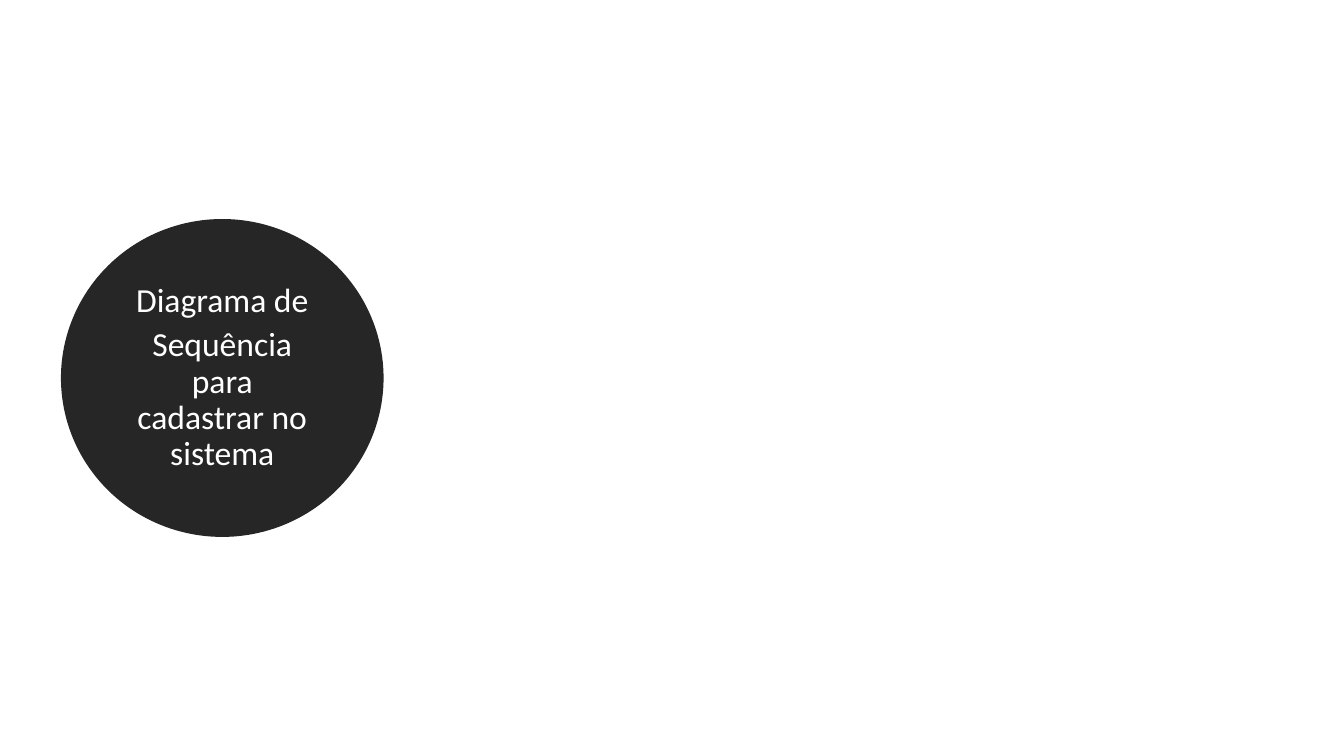
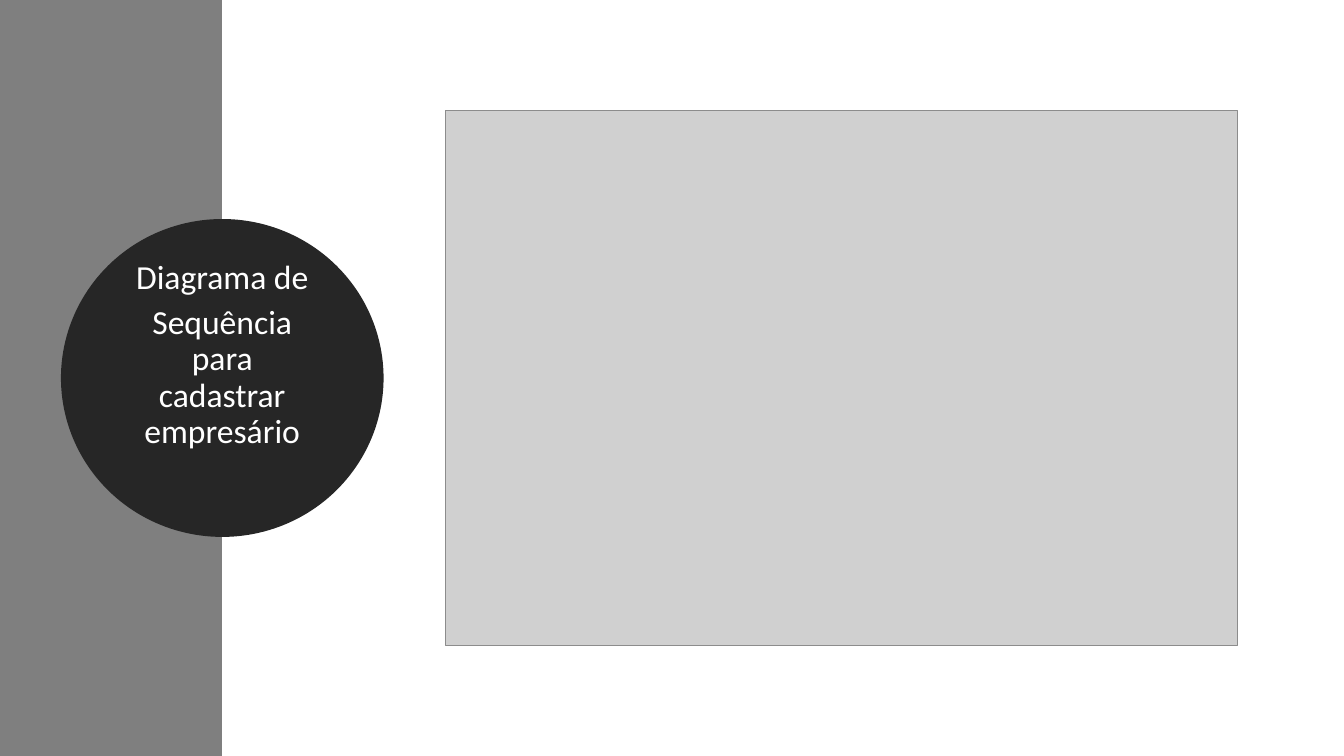
Before and after one commit to giraudgabriel/Projeto-Antenas, a slide deck: slide 11 of diagramas/Requisitos.pptx (slide 15 before the commit). Drawn at 1344x756 pixels with LibreOffice and Linux fonts; fonts in the diff are those of the drawing; grey boxes stand for pictures. Boxes give left, top, right and bottom in pixels: in the first picture for what was removed or moved away, otherwise in the second. Text is boxed around its words. In the diff, an @@ line names an element or a change of style, - is before the commit and + after.

```diff
--- a/diagramas/Requisitos.pptx
+++ b/diagramas/Requisitos.pptx
@@ rectangle added at <box>0,0,222,756</box>, fill #7F7F7F @@
@@ picture added at <box>446,111,1238,646</box> @@
@@ text in ellipse at <box>144,311,299,449</box>: text changed @@
-Sequência para cadastrar no sistema
+Sequência para cadastrar empresário
```
Also in this commit, not shown: 7 other slides changed, 7 slides removed.
